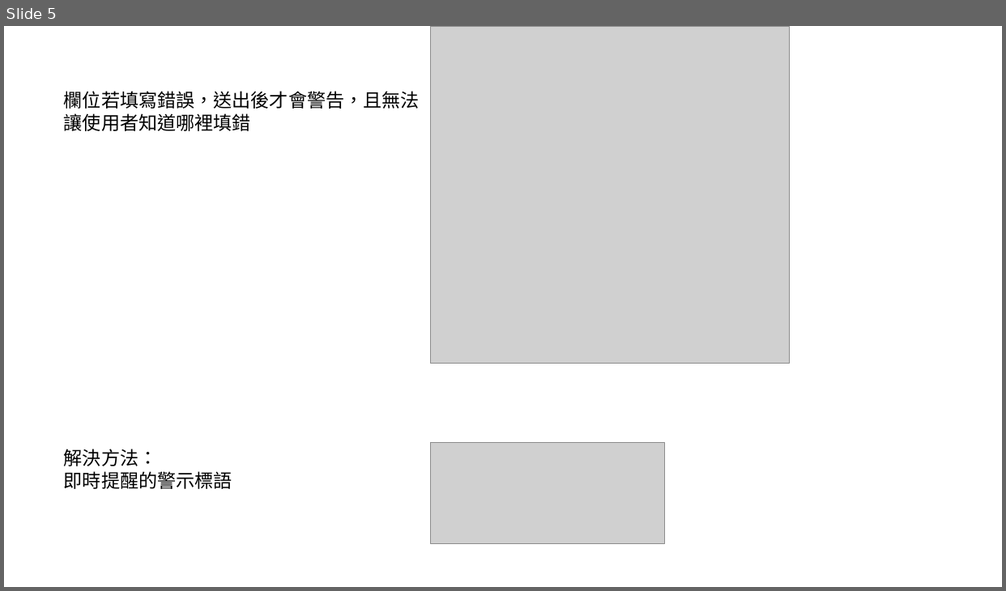
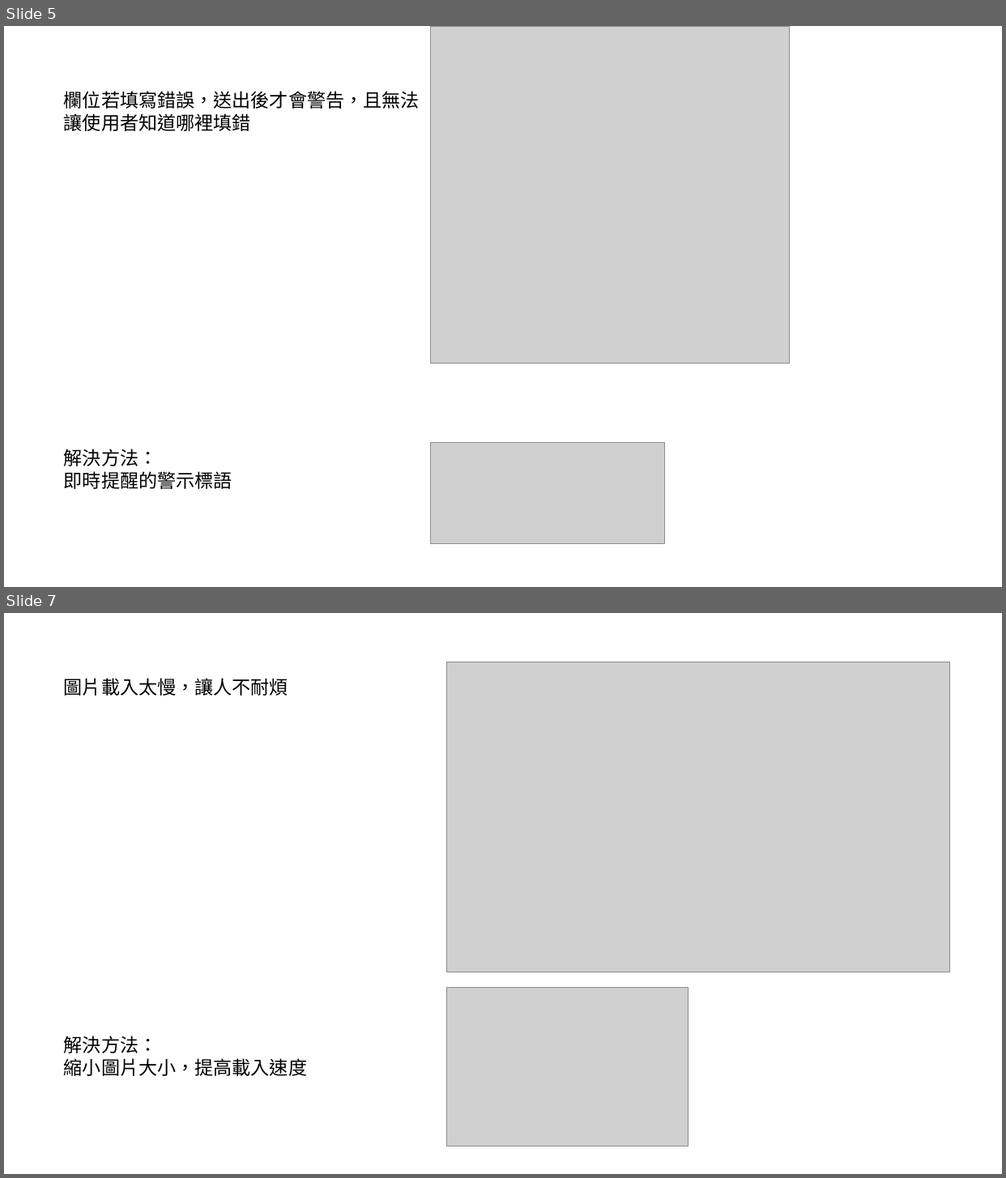
Before and after one commit to weichang0007/ntutVegetablesssssssssssssss, a slide deck: 十大易用性_賴威錩_戴碩廷_郭家佑.pptx. Shown one above the other, each under a label of ours: slide 5 before the commit, slides 5 and 7 after it; the slides between them are not shown. The pictures are 1006x591 and 1006x1178 pixels, drawn with LibreOffice and Linux fonts; fonts in the diff are those of the drawing; grey boxes stand for pictures. Boxes give left, top, right and bottom in pixels: in the first picture for what was removed or moved away, otherwise in the second. Text is boxed around its words. In the diff, an @@ line names an element or a change of style, - is before the commit and + after.

```diff
--- a/十大易用性_賴威錩_戴碩廷_郭家佑.pptx
+++ b/十大易用性_賴威錩_戴碩廷_郭家佑.pptx
@@ slide 7 added at box(4, 613, 1002, 1174), background #FFFFFF @@
@@ text added at box(64, 678, 288, 696), 18 pt, text #000000 @@
+圖片載入太慢，讓人不耐煩
@@ picture added at box(446, 662, 949, 973) @@
@@ picture added at box(446, 987, 688, 1147) @@
@@ text added at box(64, 1036, 307, 1076), 18 pt, text #000000 @@
+解決方法：
+縮小圖片大小，提高載入速度
```
Also in this commit, not shown: 1 other slide added.
